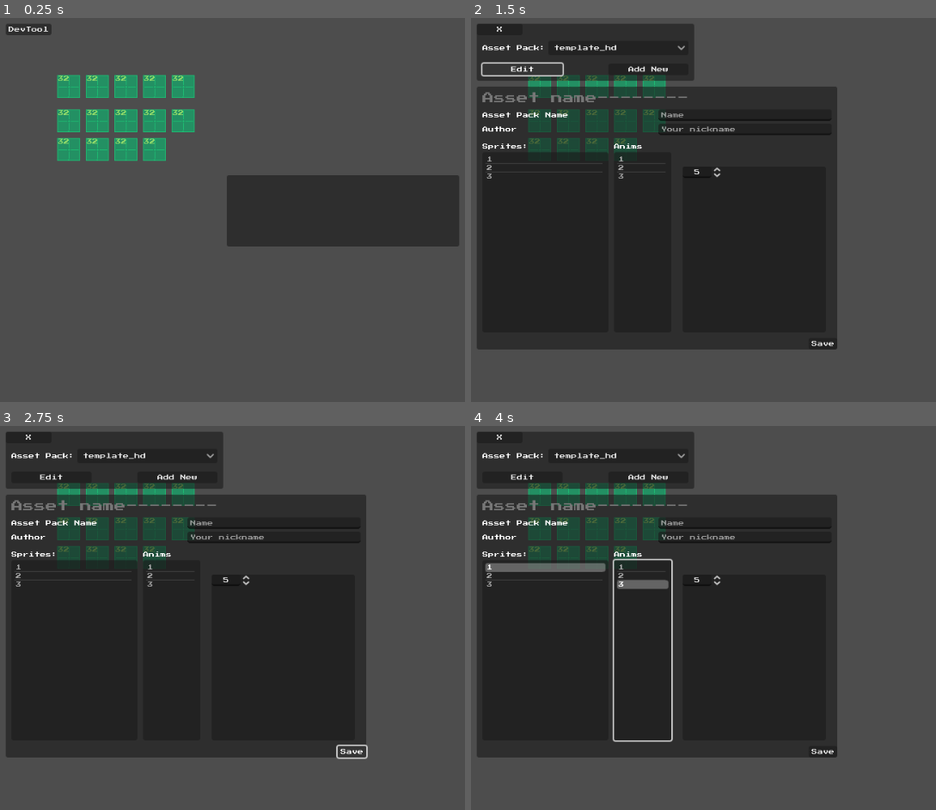
Above: before the commit, frames 1-4 (two rows, left to right).
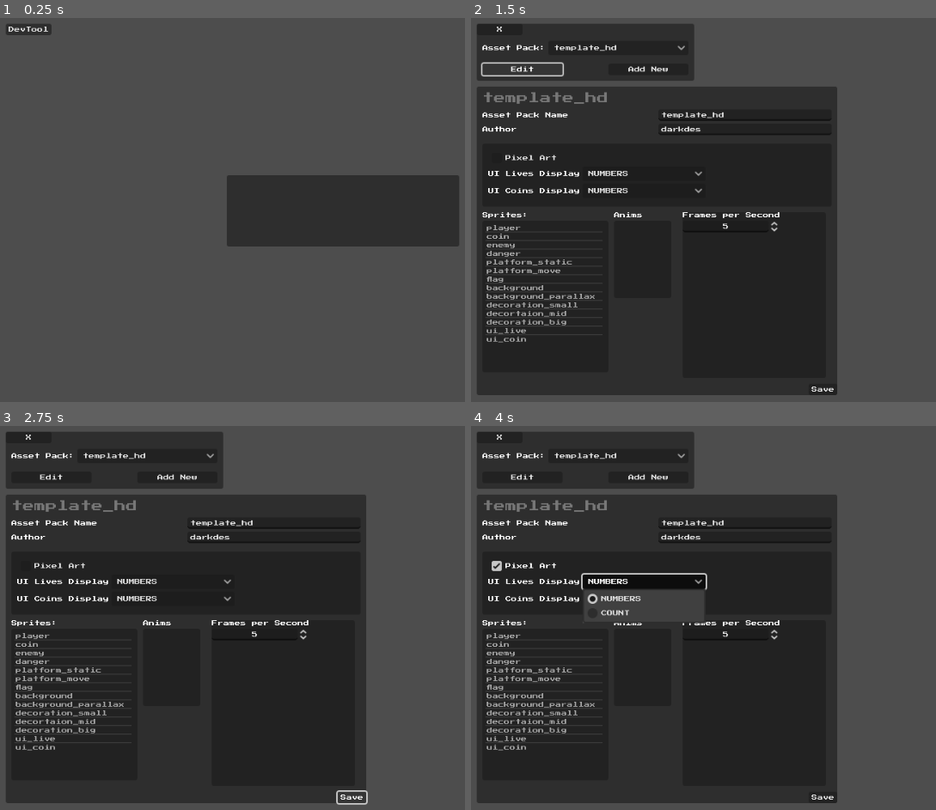
Above: after the commit, the same moments.

Repository: DarkDes/AssetPackPlatformerTemplate
Game: Godot game, scene res://world.tscn
The game is run twice, just before and just after one commit, with the same random seed, the same clock (stepped at 60 frames per second) and the same inputs.
Inputs (mouse positions are in pixels of both pictures, inside the frame that each line leads up to):
- Up to frame 1 (0.25 s): no input
- Up to frame 2 (1.5 s): click "DevTool" at 0.5 s; click "Edit" at 1.25 s
- Up to frame 3 (2.75 s): click "Save" at 2 s
- Up to frame 4 (4 s): click (526, 564) at 2.75 s, where only the run after the commit has a clickable "Pixel Art"; click (643, 583) at 3.5 s, where only the run after the commit has a clickable "NUMBERS"

The runs differ from the first frame. In frame 1, 4.3% of the frame differs, in the area x 12-42%, y 14-38%; in frame 2, 15%; in frame 3, 15%; in frame 4, 18%, in the area x 1-79%, y 14-99%.
Error before the commit: Invalid access to property or key 'display_name' on a base object of type 'Nil'. (res://DevMenu/SettingsPanel.gd:13)

Commit message:
T4. Настройки (промежуточное)

Diff:
--- a/AssetPack/AssetPackData.gd
+++ b/AssetPack/AssetPackData.gd
@@ -10,3 +10,13 @@
 
 func get_assetpack_name() -> String:
 	return author_name + " - " + display_name
+
+func get_setting(setting_name, default_value, create_if_no_exists=true):
+	if create_if_no_exists:
+		if (setting_name in settings_data) == false:
+			settings_data[setting_name] = default_value;
+		return settings_data[setting_name];
+	#else
+	if setting_name in settings_data:
+		return settings_data[setting_name];
+	return default_value
--- a/Assets/darkdes/template_hd/settings.json
+++ b/Assets/darkdes/template_hd/settings.json
@@ -1,4 +1,26 @@
 {
-	"author": "DarkDes",
-	"name": "HD Digital Template"
+	"pixel_art": false,
+	"sprites": {
+		"<null>": {
+			"<null>": {
+				"FPS": 10
+			}
+		},
+		"player": {
+			"action": {
+				"FPS": 15
+			},
+			"idle": {
+				"FPS": 10
+			},
+			"jump": {
+				"FPS": 12
+			},
+			"move": {
+				"FPS": 15
+			}
+		}
+	},
+	"ui_coins_method": "NUMBERS",
+	"ui_lives_method": "NUMBERS"
 }
--- a/DevMenu/DevMenu.gd
+++ b/DevMenu/DevMenu.gd
@@ -22,6 +22,14 @@
 		asset_pack_selector.add_item(n.display_name, index)
 		asset_pack_selector.set_item_metadata(index, n)
 		index += 1
+
+	# Выбрать самый первый ассет пак
+	if index > 0:
+		var asset_data = asset_pack_selector.get_item_metadata(0)
+		APM.current = asset_data;
+		apply_assetpack(asset_data)
+	else:
+		push_error("DEV MENU: NO ASSETS")
 
 func _on_dev_tool_pressed():
 	dev_tool_panel.visible = true;
--- a/DevMenu/SettingsPanel.gd
+++ b/DevMenu/SettingsPanel.gd
@@ -4,21 +4,59 @@
 @onready var asset_name = $AssetName
 @onready var assetpack_name_edit = $Grid/AssetpackNameEdit
 @onready var nickname_edit = $Grid/NicknameEdit
-@onready var sprites_lits = $SpritesLits
+@onready var sprites_list = $Sprites/SpritesList
+@onready var animations_list = $Anims/AnimationsList
 
-var asset_data = null
+@onready var pixel_art : CheckBox = $Main/PixelArt
+@onready var ui_lives_selector : OptionButton = $Main/UILives/Selector
+@onready var ui_coins_selector : OptionButton = $Main/UICoins/Selector
+
+@onready var fps_spin = $AnimData/Grid/FPSSpin
+
+var asset_data : AssetPackData = null
+var sprite_selected_name = null
+var animation_selected_name = null
+
+
 
 func setup():
 	asset_data = APM.current
 	asset_name.text = asset_data.display_name;
-	sprites_lits.clear();
-	# По всем параметрам
+
+	# Name
+	assetpack_name_edit.text = asset_data.display_name;
+	nickname_edit.text = asset_data.author_name;
+	assetpack_name_edit.connect("text_changed",
+		func():
+			asset_data.settings_data.assetpack_name = assetpack_name_edit.text
+	)
+	nickname_edit.connect("text_changed",
+		func():
+			asset_data.settings_data.author_name = nickname_edit.text
+	)
+
+	# Main
+	pixel_art.button_pressed = asset_data.get_setting("pixel_art", false)
+	ui_lives_selector.text = asset_data.get_setting("ui_lives_method", "NUMBERS")
+	ui_coins_selector.text = asset_data.get_setting("ui_coins_method", "NUMBERS")
+
+	# По всем спрайтам
+	sprites_list.clear();
 	for s in APM.sprite_def as Dictionary:
-		sprites_lits.add_item(s)
+		sprites_list.add_item(s)
+
+
+	# Заполнить все данные
 
 
 func _on_save_pressed():
-	asset_data
+	var data_string = JSON.stringify(asset_data.settings_data, "\t")
+	var file = FileAccess.open(asset_data.path.path_join("settings.json"), FileAccess.WRITE)
+	file.store_string(data_string)
+	file.close()
+
+	# Использовать новые настройки
+	# asset_data.settings_data.
 
 
 func _on_edit_asset_pack_pressed():
@@ -28,4 +66,50 @@
 
 
 func _on_sprites_lits_item_selected(index):
-	pass # Replace with function body.
+	sprite_selected_name = sprites_list.get_item_text(index)
+	var sprite_selected = APM.sprite_def[sprite_selected_name]
+	animations_list.clear();
+	if "animations" in sprite_selected:
+		for anim in sprite_selected.animations:
+			animations_list.add_item(anim)
+	else:
+		animations_list.add_item("idle")
+
+func _on_animations_list_item_selected(index):
+	animation_selected_name = animations_list.get_item_text(index)
+
+	# Запонить данные
+	if "sprites" in asset_data.settings_data:
+		var _sprites = asset_data.settings_data["sprites"]
+		if sprite_selected_name in _sprites:
+			var _config = _sprites[sprite_selected_name]
+			if animation_selected_name in _config:
+				var _animdata = _config[animation_selected_name];
+				fps_spin.value = _animdata["FPS"]
+
+	## sprite_animation_selected =
+	#var def = APM.sprite_def[sprite_name]
+	#if "animations" in def:
+		#for anim in def.animations:
+			#animations_list.add_item(anim)
+	#else:
+		#animations_list.add_item("idle")
+
+
+func _on_fps_spin_value_changed(value):
+	var _config = get_sprite_data_for_changes(sprite_selected_name)
+	if (animation_selected_name in _config) == false:
+		_config[animation_selected_name] = {}
+	_config[animation_selected_name]["FPS"] = value
+
+	# Apply FPS to Anim
+
+func get_sprite_data_for_changes(sprite_name):
+	if ("sprites" in asset_data.settings_data) == false:
+		asset_data.settings_data["sprites"] = {}
+	var _sprites = asset_data.settings_data["sprites"]
+
+	if (sprite_name in _sprites) == false:
+		_sprites[sprite_name] = {}
+	var _config = _sprites[sprite_name]
+	return _config
--- a/world.tscn
+++ b/world.tscn
@@ -131,6 +131,7 @@
 anchor_bottom = 1.0
 grow_horizontal = 2
 grow_vertical = 2
+theme = ExtResource("2_d2ujk")
 
 [node name="DevMenu" type="Control" parent="Interface"]
 anchors_preset = 0
@@ -211,11 +212,12 @@
 layout_mode = 0
 offset_top = 88.0
 offset_right = 504.0
-offset_bottom = 456.0
+offset_bottom = 520.0
 theme = ExtResource("2_d2ujk")
 script = ExtResource("20_bkcxn")
 
 [node name="AssetName" type="Label" parent="Interface/DevMenu/DevToolPanel/SettingsPanel"]
+layout_mode = 0
 offset_left = 8.0
 offset_top = 8.0
 offset_right = 496.0
@@ -224,6 +226,67 @@
 text = "Asset name--------"
 label_settings = SubResource("LabelSettings_hqr5r")
 vertical_alignment = 1
+
+[node name="Main" type="Panel" parent="Interface/DevMenu/DevToolPanel/SettingsPanel"]
+layout_mode = 0
+offset_left = 8.0
+offset_top = 80.0
+offset_right = 496.0
+offset_bottom = 168.0
+theme = ExtResource("2_d2ujk")
+
+[node name="PixelArt" type="CheckBox" parent="Interface/DevMenu/DevToolPanel/SettingsPanel/Main"]
+layout_mode = 0
+offset_left = 8.0
+offset_top = 8.0
+offset_right = 120.0
+offset_bottom = 32.0
+theme = ExtResource("2_d2ujk")
+text = "Pixel Art"
+
+[node name="UILives" type="HBoxContainer" parent="Interface/DevMenu/DevToolPanel/SettingsPanel/Main"]
+layout_mode = 0
+offset_left = 8.0
+offset_top = 32.0
+offset_right = 312.0
+offset_bottom = 52.0
+
+[node name="Label" type="Label" parent="Interface/DevMenu/DevToolPanel/SettingsPanel/Main/UILives"]
+layout_mode = 2
+text = "UI Lives Display"
+
+[node name="Selector" type="OptionButton" parent="Interface/DevMenu/DevToolPanel/SettingsPanel/Main/UILives"]
+layout_mode = 2
+size_flags_horizontal = 3
+theme = ExtResource("2_d2ujk")
+item_count = 2
+selected = 0
+popup/item_0/text = "NUMBERS"
+popup/item_0/id = 0
+popup/item_1/text = "COUNT"
+popup/item_1/id = 1
+
+[node name="UICoins" type="HBoxContainer" parent="Interface/DevMenu/DevToolPanel/SettingsPanel/Main"]
+layout_mode = 0
+offset_left = 8.0
+offset_top = 56.0
+offset_right = 312.0
+offset_bottom = 76.0
+
+[node name="Label" type="Label" parent="Interface/DevMenu/DevToolPanel/SettingsPanel/Main/UICoins"]
+layout_mode = 2
+text = "UI Coins Display"
+
+[node name="Selector" type="OptionButton" parent="Interface/DevMenu/DevToolPanel/SettingsPanel/Main/UICoins"]
+layout_mode = 2
+size_flags_horizontal = 3
+theme = ExtResource("2_d2ujk")
+item_count = 2
+selected = 0
+popup/item_0/text = "NUMBERS"
+popup/item_0/id = 0
+popup/item_1/text = "COUNT"
+popup/item_1/id = 1
 
 [node name="Grid" type="GridContainer" parent="Interface/DevMenu/DevToolPanel/SettingsPanel"]
 layout_mode = 2
@@ -262,9 +325,10 @@
 [node name="Sprites" type="VBoxContainer" parent="Interface/DevMenu/DevToolPanel/SettingsPanel"]
 layout_mode = 0
 offset_left = 8.0
-offset_top = 80.0
+offset_top = 176.0
 offset_right = 184.0
-offset_bottom = 344.0
+offset_bottom = 400.0
+theme = ExtResource("2_d2ujk")
 metadata/_edit_group_ = true
 
 [node name="Label" type="Label" parent="Interface/DevMenu/DevToolPanel/SettingsPanel/Sprites"]
@@ -284,9 +348,10 @@
 [node name="Anims" type="VBoxContainer" parent="Interface/DevMenu/DevToolPanel/SettingsPanel"]
 layout_mode = 0
 offset_left = 192.0
-offset_top = 80.0
+offset_top = 176.0
 offset_right = 272.0
-offset_bottom = 344.0
+offset_bottom = 296.0
+theme = ExtResource("2_d2ujk")
 metadata/_edit_group_ = true
 
 [node name="Label2" type="Label" parent="Interface/DevMenu/DevToolPanel/SettingsPanel/Anims"]
@@ -298,23 +363,29 @@
 [node name="AnimationsList" type="ItemList" parent="Interface/DevMenu/DevToolPanel/SettingsPanel/Anims"]
 layout_mode = 2
 size_flags_vertical = 3
-item_count = 3
-item_0/text = "1"
-item_1/text = "2"
-item_2/text = "3"
-
-[node name="PanelContainer" type="PanelContainer" parent="Interface/DevMenu/DevToolPanel/SettingsPanel"]
+
+[node name="AnimData" type="PanelContainer" parent="Interface/DevMenu/DevToolPanel/SettingsPanel"]
 layout_mode = 0
 offset_left = 288.0
-offset_top = 112.0
+offset_top = 176.0
 offset_right = 488.0
-offset_bottom = 344.0
-
-[node name="GridContainer" type="GridContainer" parent="Interface/DevMenu/DevToolPanel/SettingsPanel/PanelContainer"]
-layout_mode = 2
-
-[node name="FPSSpin" type="SpinBox" parent="Interface/DevMenu/DevToolPanel/SettingsPanel/PanelContainer/GridContainer"]
-layout_mode = 2
+offset_bottom = 408.0
+theme = ExtResource("2_d2ujk")
+metadata/_edit_group_ = true
+
+[node name="Grid" type="GridContainer" parent="Interface/DevMenu/DevToolPanel/SettingsPanel/AnimData"]
+layout_mode = 2
+theme = ExtResource("2_d2ujk")
+
+[node name="Label2" type="Label" parent="Interface/DevMenu/DevToolPanel/SettingsPanel/AnimData/Grid"]
+layout_mode = 2
+theme = ExtResource("2_d2ujk")
+text = "Frames per Second"
+vertical_alignment = 1
+
+[node name="FPSSpin" type="SpinBox" parent="Interface/DevMenu/DevToolPanel/SettingsPanel/AnimData/Grid"]
+layout_mode = 2
+theme = ExtResource("2_d2ujk")
 value = 5.0
 allow_greater = true
 alignment = 1
@@ -370,5 +441,6 @@
 [connection signal="item_selected" from="Interface/DevMenu/DevToolPanel/AssetPackCon/AssetPackSelector" to="Interface/DevMenu" method="_on_asset_pack_selector_item_selected"]
 [connection signal="pressed" from="Interface/DevMenu/DevToolPanel/EditAssetPack" to="Interface/DevMenu/DevToolPanel/SettingsPanel" method="_on_edit_asset_pack_pressed"]
 [connection signal="item_selected" from="Interface/DevMenu/DevToolPanel/SettingsPanel/Sprites/SpritesList" to="Interface/DevMenu/DevToolPanel/SettingsPanel" method="_on_sprites_lits_item_selected"]
-[connection signal="item_selected" from="Interface/DevMenu/DevToolPanel/SettingsPanel/Anims/AnimationsList" to="Interface/DevMenu/DevToolPanel/SettingsPanel" method="_on_sprites_lits_item_selected"]
+[connection signal="item_selected" from="Interface/DevMenu/DevToolPanel/SettingsPanel/Anims/AnimationsList" to="Interface/DevMenu/DevToolPanel/SettingsPanel" method="_on_animations_list_item_selected"]
+[connection signal="value_changed" from="Interface/DevMenu/DevToolPanel/SettingsPanel/AnimData/Grid/FPSSpin" to="Interface/DevMenu/DevToolPanel/SettingsPanel" method="_on_fps_spin_value_changed"]
 [connection signal="pressed" from="Interface/DevMenu/DevToolPanel/SettingsPanel/Save" to="Interface/DevMenu/DevToolPanel/SettingsPanel" method="_on_save_pressed"]
